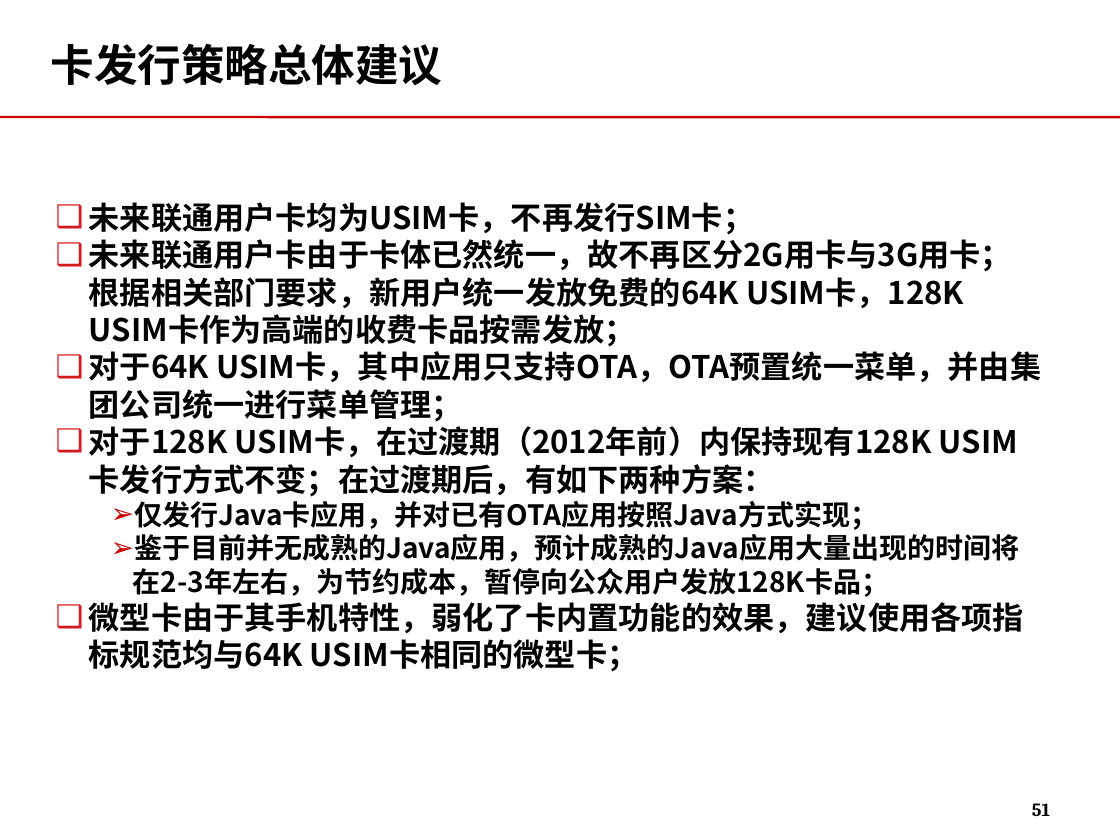
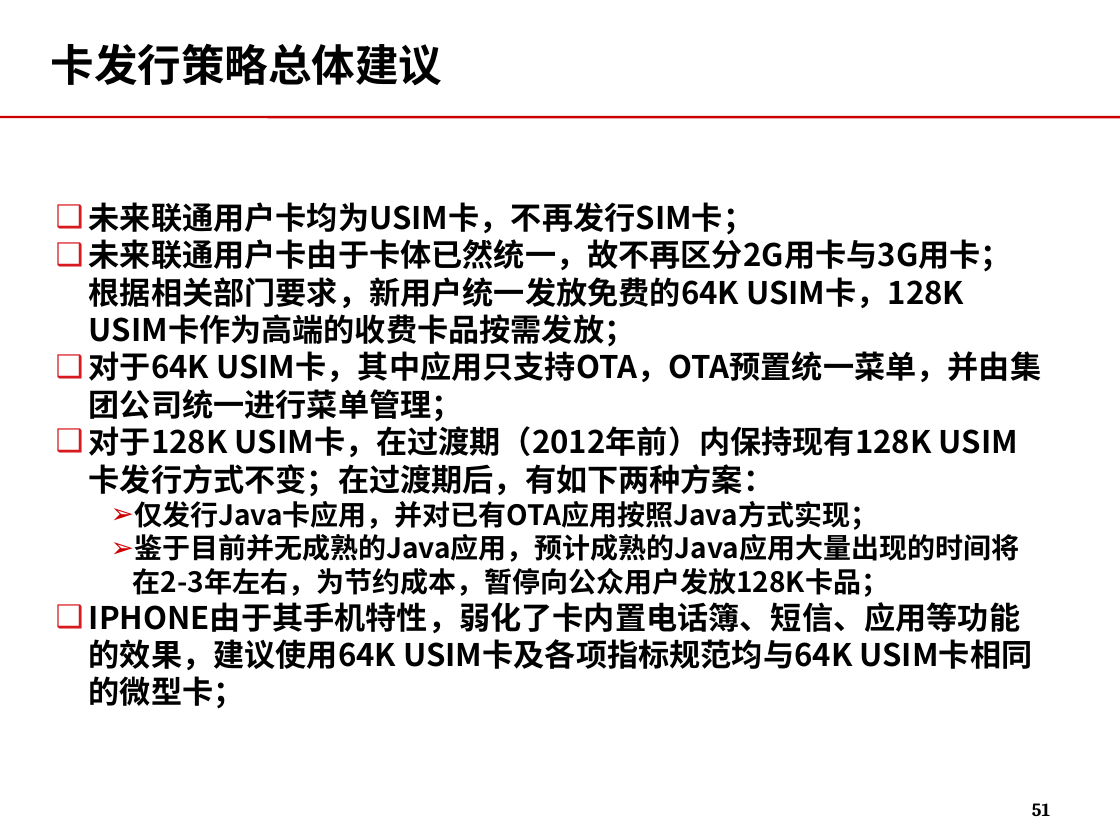
Before and after one commit to momo1101/unicardsrch, a slide deck: slide 51 of 软课题文本/软课题-中国联通电信卡业务及策略研究.ppt. Drawn at 1120x840 pixels with LibreOffice and Linux fonts; fonts in the diff are those of the drawing; background and template pictures are left out. Boxes give left, top, right and bottom in pixels: in the first picture for what was removed or moved away, otherwise in the second. Text is boxed around its words. In the diff, an @@ line names an element or a change of style, - is before the commit and + after.

Commit message:
参照4.21返回的卡业务运营中心张冰对doc做的修改，修改了ppt 进一步修改了固网卡部分，增加了固网卡整合建议

```diff
--- a/软课题文本/软课题-中国联通电信卡业务及策略研究.ppt
+++ b/软课题文本/软课题-中国联通电信卡业务及策略研究.ppt
@@ text at <box>89,602,1020,670</box>: text changed @@
-❑ 微型卡由于其手机特性，弱化了卡内置功能的效果，建议使用各项指标规范均与64K USIM卡相同的微型卡；
+❑ IPHONE由于其手机特性，弱化了卡内置电话簿、短信、应用等功能的效果，建议使用64K USIM卡及各项指标规范均与64K USIM卡相同的微型卡；
```
Also in this commit, not shown: 5 other slides changed, 1 slide added.
